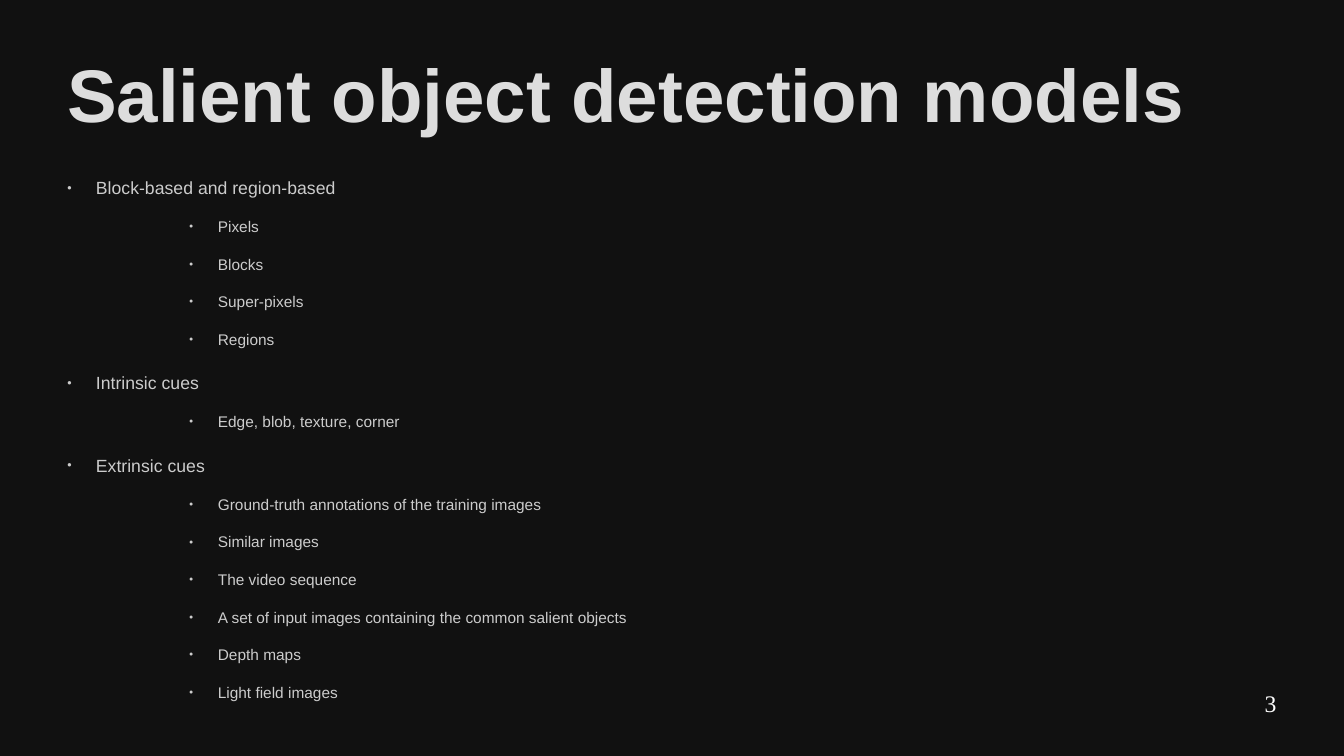
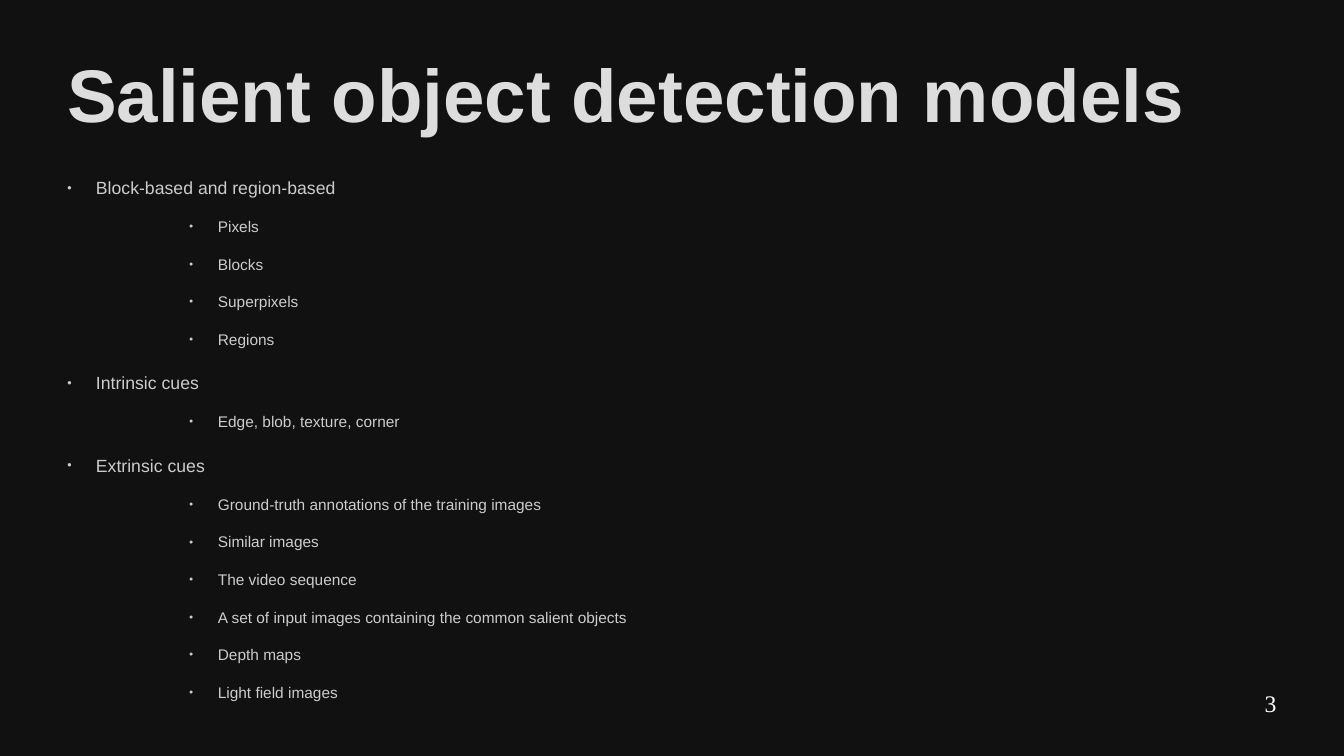
Before and after one commit to m-shahpouri/salient-object-detection, a slide deck: slide 3 of presentation salient object detection.odp. Drawn at 1344x756 pixels with LibreOffice and Linux fonts; fonts in the diff are those of the drawing. Boxes give left, top, right and bottom in pixels: in the first picture for what was removed or moved away, otherwise in the second. Text is boxed around its words. In the diff, an @@ line names an element or a change of style, - is before the commit and + after.

```diff
--- a/presentation salient object detection.odp
+++ b/presentation salient object detection.odp
@@ text at box(96, 181, 627, 701): alignment justified to left @@
@@ text at box(218, 296, 299, 310): text changed @@
-  ● Super-pixels
+  ● Superpixels
```
Also in this commit, not shown: 1 other file.
